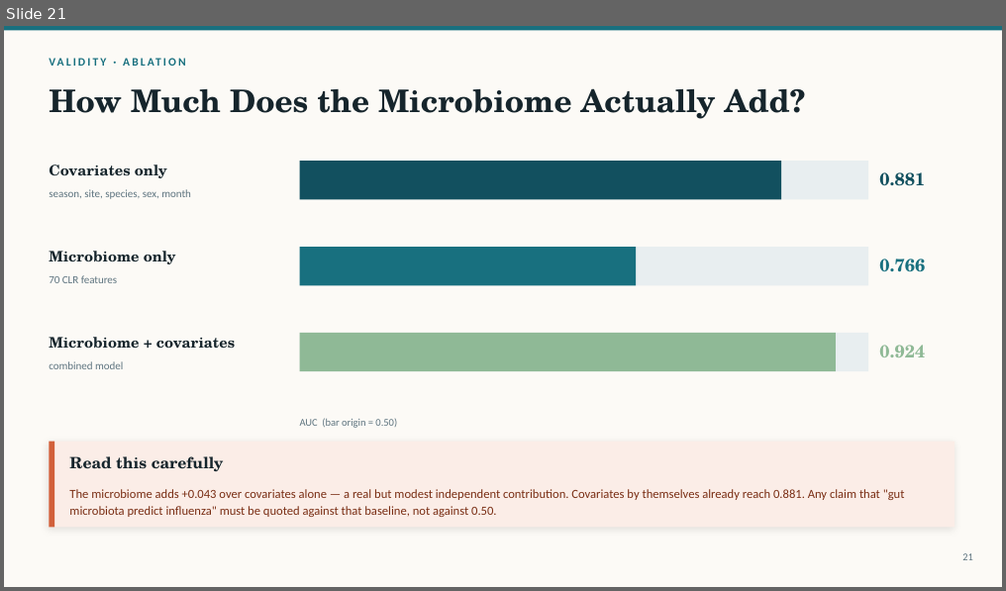
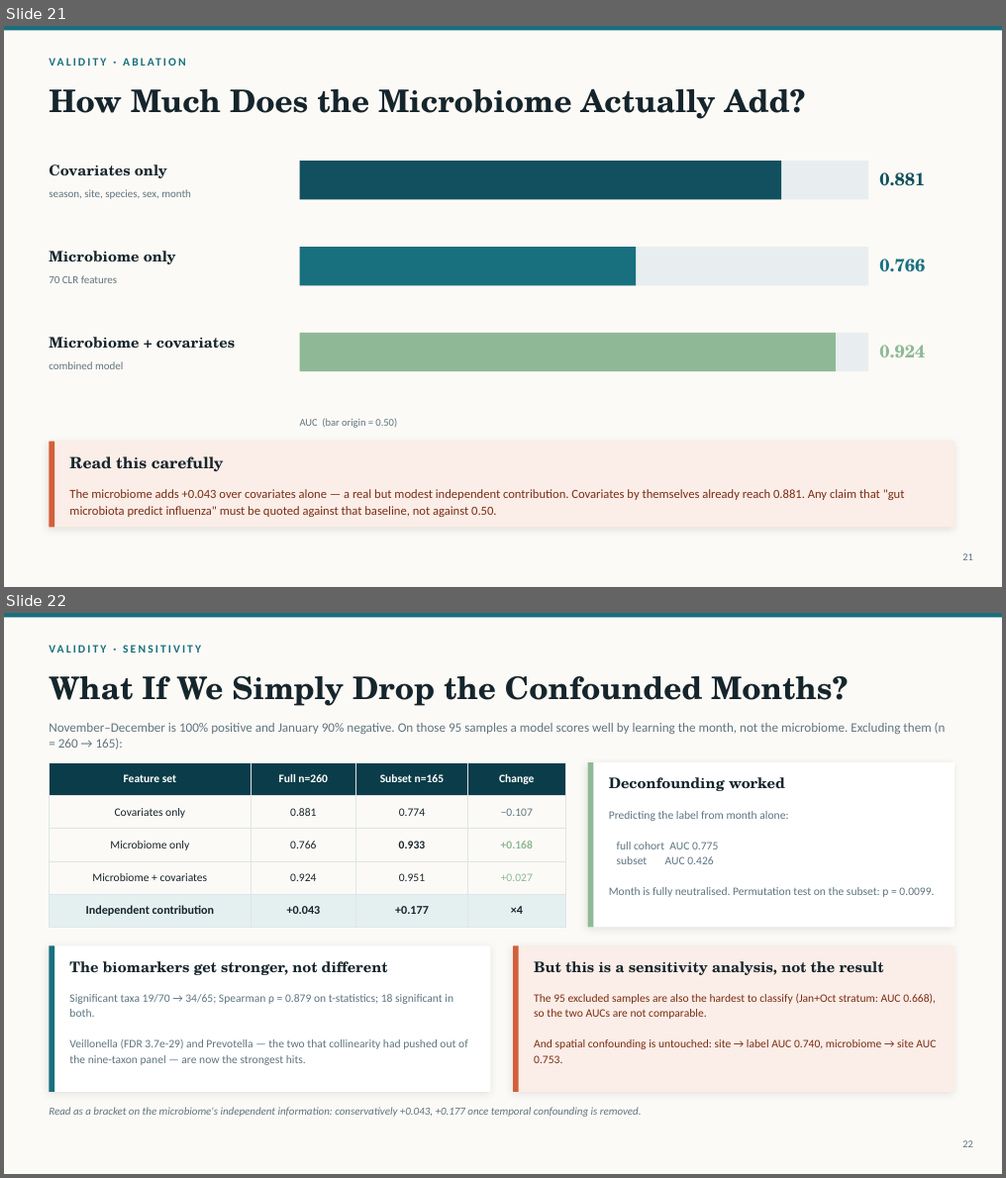
Before and after one commit to pengsihua2023/Christina-machine-learning-project, a slide deck: slides/Influenza_Microbiome_ML_Overview.pptx. Shown one above the other, each under a label of ours: slide 21 before the commit, slides 21 and 22 after it. The pictures are 1006x591 and 1006x1178 pixels, drawn with LibreOffice and Linux fonts; fonts in the diff are those of the drawing. Boxes give left, top, right and bottom in pixels: in the first picture for what was removed or moved away, otherwise in the second. Text is boxed around its words. In the diff, an @@ line names an element or a change of style, - is before the commit and + after.

```diff
--- a/slides/Influenza_Microbiome_ML_Overview.pptx
+++ b/slides/Influenza_Microbiome_ML_Overview.pptx
@@ slide 22 added at box(4, 613, 1002, 1174), background #FCFAF6 @@
@@ rectangle added at box(4, 613, 1002, 618), fill #18707F @@
@@ text added at box(49, 639, 648, 660), 11 pt, text #18707F, bold @@
+VALIDITY · SENSITIVITY
@@ text added at box(49, 676, 847, 706), 30 pt, text #16252C, bold @@
+What If We Simply Drop the Confounded Months?
@@ text added at box(49, 722, 945, 750), 12.5 pt, text #5F7580 @@
+November–December is 100% positive and January 90% negative. On those 95 samples a model scores well by learning the month, not the microbiome. Excluding them (n = 260 → 165):
@@ table added at box(49, 762, 565, 920), 5 rows, 4 columns @@
+Feature set | Full n=260 | Subset n=165 | Change
+Covariates only | 0.881 | 0.774 | −0.107
+Microbiome only | 0.766 | 0.933 | +0.168
+Microbiome + covariates | 0.924 | 0.951 | +0.027
+Independent contribution | +0.043 | +0.177 | ×4
@@ rectangle added at box(588, 762, 954, 928), fill #FFFFFF @@
@@ rectangle added at box(588, 762, 593, 928), fill #8FB996 @@
@@ text added at box(609, 777, 785, 791), 14 pt, text #16252C, bold @@
+Deconfounding worked
@@ text added at box(609, 811, 934, 897), 11 pt, text #5F7580 @@
+Predicting the label from month alone:
+full cohort AUC 0.775
+subset AUC 0.426
+Month is fully neutralised. Permutation test on the subset: p = 0.0099.
@@ rectangle added at box(49, 947, 491, 1092), fill #FFFFFF @@
@@ rectangle added at box(49, 947, 54, 1092), fill #18707F @@
@@ text added at box(69, 961, 388, 975), 14 pt, text #16252C, bold @@
+The biomarkers get stronger, not different
@@ rectangle added at box(513, 947, 954, 1092), fill #FBEDE7 @@
@@ rectangle added at box(513, 947, 519, 1092), fill #D2603A @@
@@ text added at box(534, 961, 884, 975), 14 pt, text #16252C, bold @@
+But this is a sensitivity analysis, not the result
@@ text added at box(69, 994, 468, 1065), 11 pt, text #5F7580 @@
+Significant taxa 19/70 → 34/65; Spearman ρ = 0.879 on t-statistics; 18 significant in both.
+Veillonella (FDR 3.7e-29) and Prevotella — the two that collinearity had pushed out of the nine-taxon panel — are now the strongest hits.
@@ text added at box(534, 993, 936, 1063), 11 pt, text #7A2E14 @@
+The 95 excluded samples are also the hardest to classify (Jan+Oct stratum: AUC 0.668), so the two AUCs are not comparable.
+And spatial confounding is untouched: site → label AUC 0.740, microbiome → site AUC 0.753.
@@ text added at box(49, 1107, 642, 1117), 10.5 pt, text #5F7580, italic @@
+Read as a bracket on the microbiome's independent information: conservatively +0.043, +0.177 once temporal confounding is removed.
@@ text added at box(962, 1141, 973, 1148), 10 pt, text #5F7580 @@
+22
```
Also in this commit, not shown: 7 slides changed, 11 other files.
